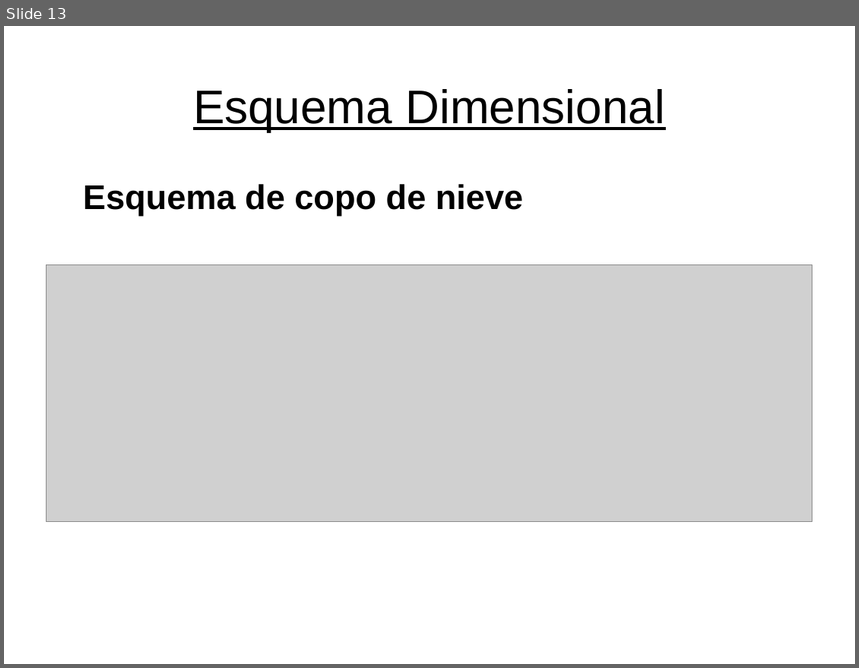
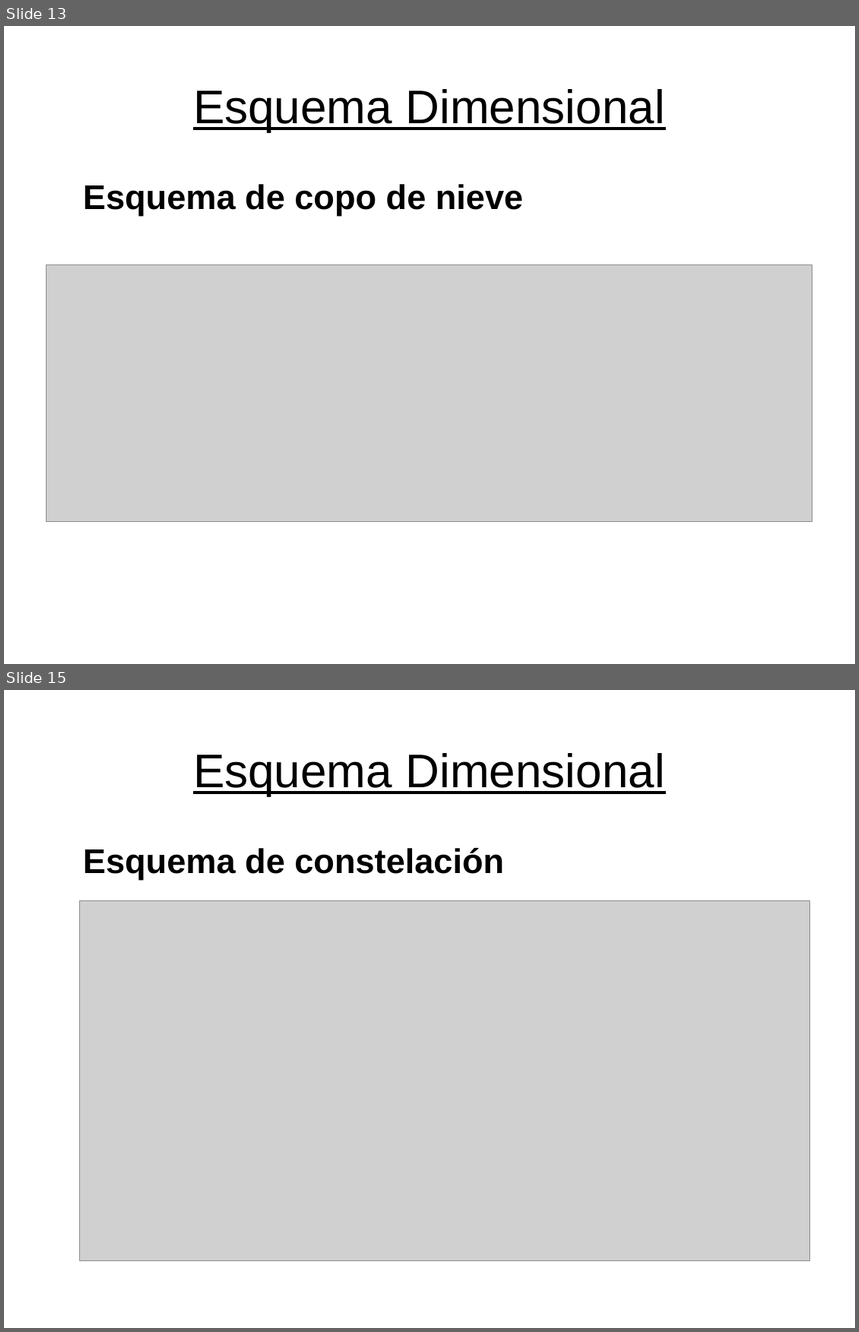
Before and after one commit to JoelCa/BDA, a slide deck: clase1/javier/presentaciones/presentacion_1.odp. Shown one above the other, each under a label of ours: slide 13 before the commit, slides 13 and 15 after it; the slides between them are not shown. The pictures are 859x668 and 859x1332 pixels, drawn with LibreOffice and Linux fonts; fonts in the diff are those of the drawing; grey boxes stand for pictures. Boxes give left, top, right and bottom in pixels: in the first picture for what was removed or moved away, otherwise in the second. Text is boxed around its words. In the diff, an @@ line names an element or a change of style, - is before the commit and + after.

Commit message:
agregue esquema constelación y modifique un poco el archivo de definiciones

```diff
--- a/clase1/javier/presentaciones/presentacion_1.odp
+++ b/clase1/javier/presentaciones/presentacion_1.odp
@@ slide 15 added at (4, 690, 855, 1328), background #FFFFFF @@
@@ title added at (193, 753, 664, 796), 44 pt, text #000000, underline @@
+Esquema Dimensional
@@ text added at (83, 848, 504, 880), 32 pt, text #000000, bold @@
+Esquema de constelación
@@ picture added at (80, 901, 810, 1262) @@
```
Also in this commit, not shown: 1 other slide added, 3 other files.
